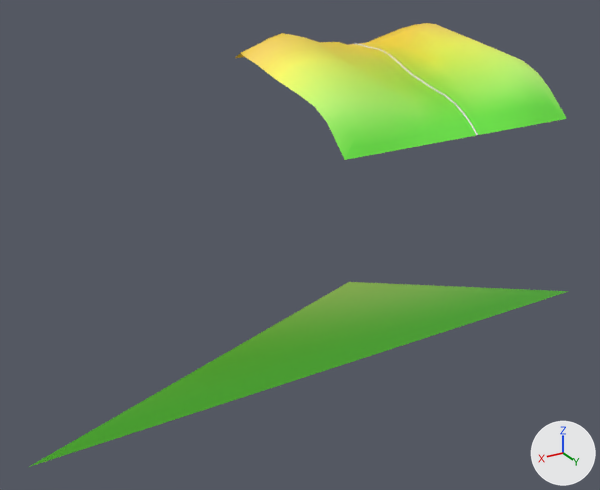
A saved change to the FBX model Assets/Models/World/snow/L_SpringSummer1.fbx.
The view is the same before and after, from a 50 mm lens placed at (1.3, 1.88, 1.39), pointed at (0.24, 0.11, 0.5). Arrows for +X, +Y and +Z are at lower right; the lights stay in place. Where no turn or scale is listed for an object, it has been applied to the vertices.

The older version as bpy lines, for what is in view:
```python
mat_материал_006 = principled_material('Материал.006')
mat_материал_006.texture = img_t_l_springsummer1_png
me_cylinder_004 = bpy.data.meshes.new('Cylinder.004')
me_cylinder_004.from_pydata(...)  # 3 vertices, 1 face; spans x -1.0..1.0, y 0.0, z 0.0..0.29
me_cylinder_004.materials.append(mat_материал_006)  # picture img_t_l_springsummer1_png
me_плоскость_001 = bpy.data.meshes.new('Плоскость.001')
me_плоскость_001.from_pydata(...)  # 140 vertices, 125 faces; spans x -0.303..0.365, y -0.004..0.5, z 0.866..1.05
me_плоскость_001.materials.append(mat_материал_006)  # picture img_t_l_springsummer1_png
# before: 2 (-0.291, 0.5, 0.866) at pixel (566, 118), 3 (0.365, 0.5, 0.866) at pixel (344, 159), 15 (0.314, 0.5, 0.866) at pixel (364, 156), 16 (0.271, 0.5, 0.866) at pixel (381, 153), 17 (0.228, 0.5, 0.866) at pixel (397, 150)
# before: 18 (0.149, 0.5, 0.866) at pixel (426, 144), 19 (-0.092, 0.5, 0.866) at pixel (507, 129), 20 (-0.194, 0.5, 0.866) at pixel (538, 123), 21 (-0.261, 0.5, 0.866) at pixel (558, 120)
ob_locspringsummer1 = bpy.data.objects.new('LocSpringSummer1', me_плоскость_001)
ob_locspringsummer1.location = (0.0, 0.0, 0.0)
ob_obj = bpy.data.objects.new('Obj', me_cylinder_004)
ob_obj.location = (0.0, 0.0, 0.0)
```
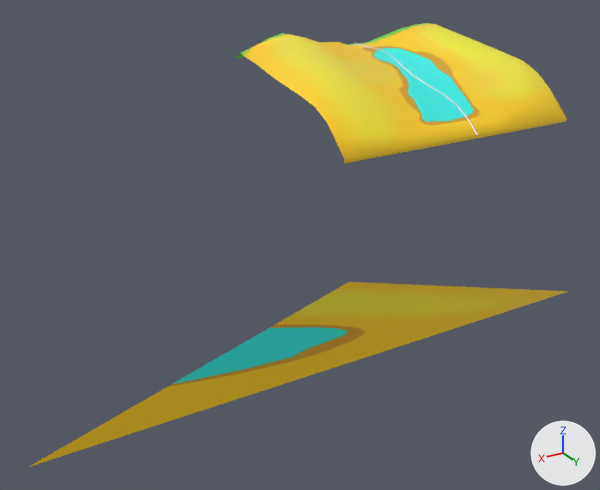
Boxes (x1, y1, x2, y2) around the edits, measured in the pictures (600 x 490 px):
```json
{"object": "LocSpringSummer1", "change": "surface changed, reshaped", "before": [235, 23, 567, 160], "after": [235, 23, 567, 163]}
{"object": "Obj", "change": "surface changed", "before": [29, 282, 569, 467], "after": [29, 282, 569, 467], "on screen": "green to yellow"}
{"part": 1, "of": "me_плоскость_001", "change": "added", "after": [344, 119, 567, 163], "on screen": "yellow"}
```

The change, as JSON lines over the scene's bpy script:
```json
{"op": "add", "block": "img_t_l_yhan21_png", "code": ["img_t_l_yhan21_png = load_image('T_L_Yhan21.png', '../LocationChina/T_L_Yhan21.png', 2048, 2048, 'sRGB')"]}
{"op": "set", "path": "mat_материал_006.texture", "old": "img_t_l_springsummer1_png", "new": "img_t_l_yhan21_png"}
{"block": "me_плоскость_001", "where": "# used by ob_locspringsummer1; location = (0.0, 0.0, 0.0)"}
{"block": "me_плоскость_001", "where": "# verts and faces of me_плоскость_001; kept vertices keep their numbers, new ones are numbered from 140"}
{"op": "remove", "block": "me_плоскость_001", "code": "me_плоскость_001.from_pydata(...)  # 140 vertices, 125 faces; spans x -0.303..0.365, y -0.004..0.5, z 0.866..1.05"}
{"op": "add", "block": "me_плоскость_001", "code": "me_плоскость_001.from_pydata(...)  # 149 vertices, 133 faces; spans x -0.303..0.365, y -0.004..0.5, z 0.857..1.05"}
{"block": "me_плоскость_001", "change": "me_плоскость_001 part 1"}
{"op": "add", "block": "me_плоскость_001", "code": "for new, old in zip([*range(140, 149)], [2, 3, *range(15, 22)]): verts[new] = verts[old] + (0.0, -0.003, -0.009)"}
{"op": "add", "block": "me_плоскость_001", "code": "faces += [(20, 147, 148, 21), (17, 144, 145, 18), (19, 146, 147, 20), (15, 142, 143, 16), (2, 21, 148, 140), (18, 145, 146, 19)]"}
{"op": "add", "block": "me_плоскость_001", "code": "faces += [(16, 143, 144, 17), (3, 141, 142, 15)]"}
```
